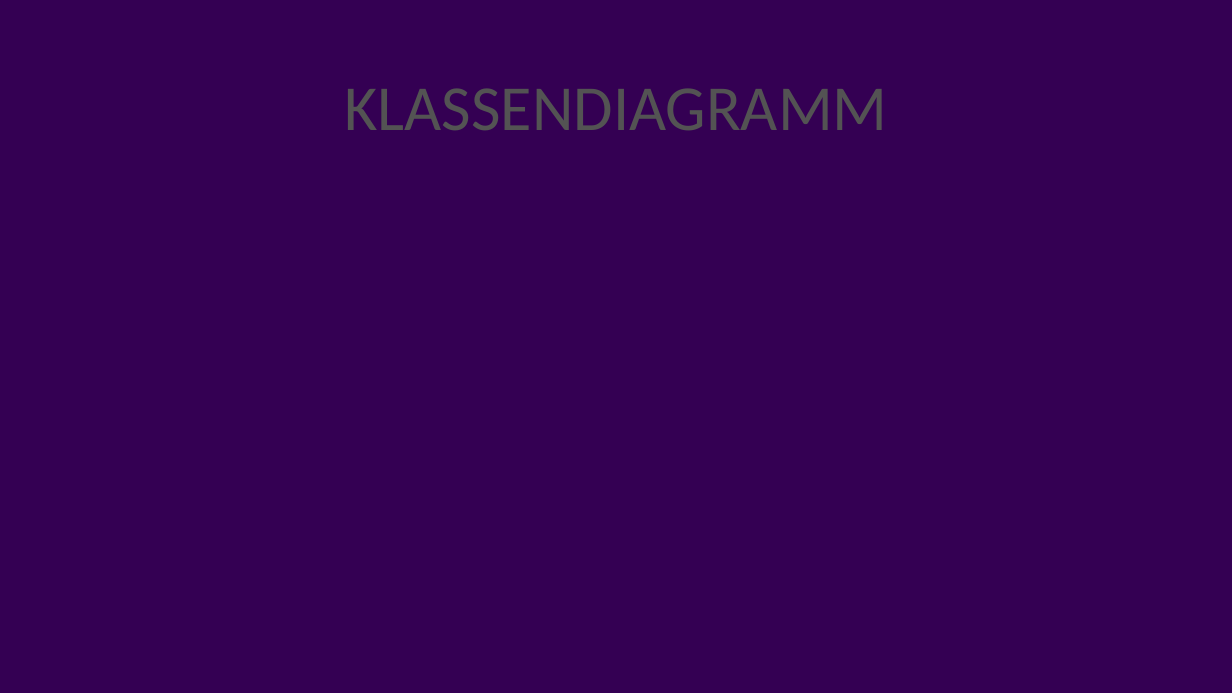
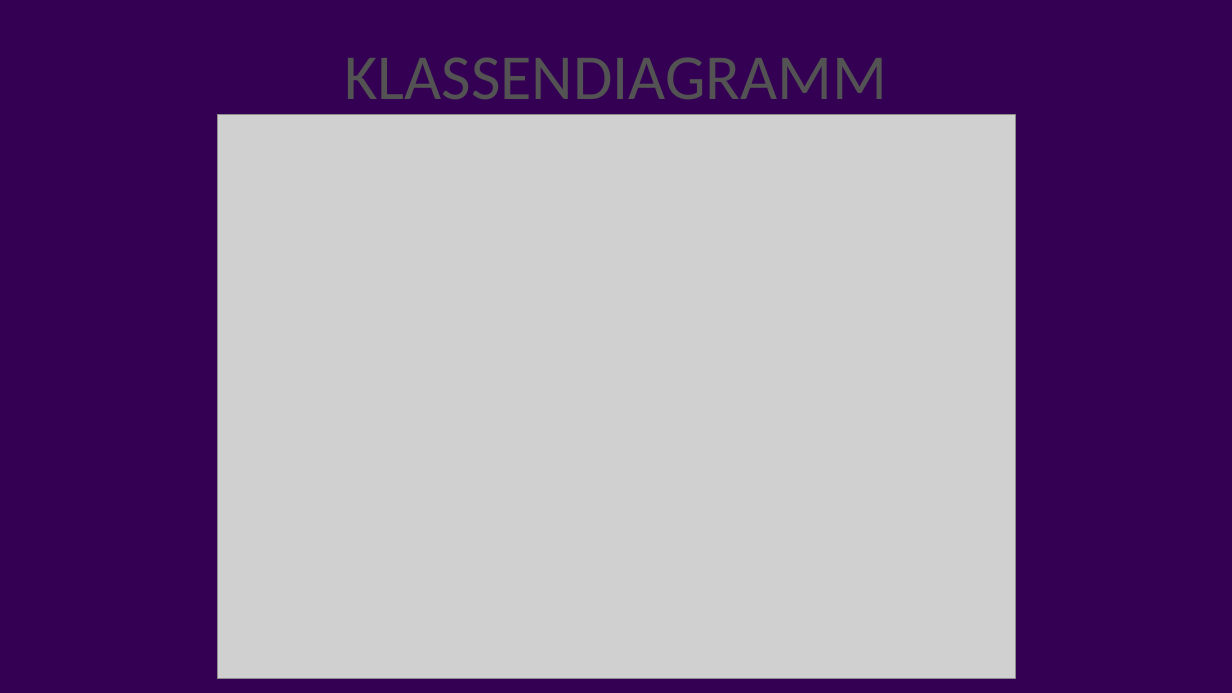
Before and after one commit to kaiserkorken/kingofthehill, a slide deck: slide 2 of Meilenstein_1_und_2.pptx. Drawn at 1232x693 pixels with LibreOffice and Linux fonts; fonts in the diff are those of the drawing; grey boxes stand for pictures; background and template pictures are left out. Boxes give left, top, right and bottom in pixels: in the first picture for what was removed or moved away, otherwise in the second. Text is boxed around its words. In the diff, an @@ line names an element or a change of style, - is before the commit and + after.

```diff
--- a/Meilenstein_1_und_2.pptx
+++ b/Meilenstein_1_und_2.pptx
@@ title "KLASSENDIAGRAMM" rewrapped from bbox=[345, 88, 888, 130] to bbox=[344, 57, 887, 115] @@
@@ picture added at bbox=[217, 114, 1015, 678] @@
```
Also in this commit, not shown: 3 other slides changed, 2 slides added, 1 other file.
